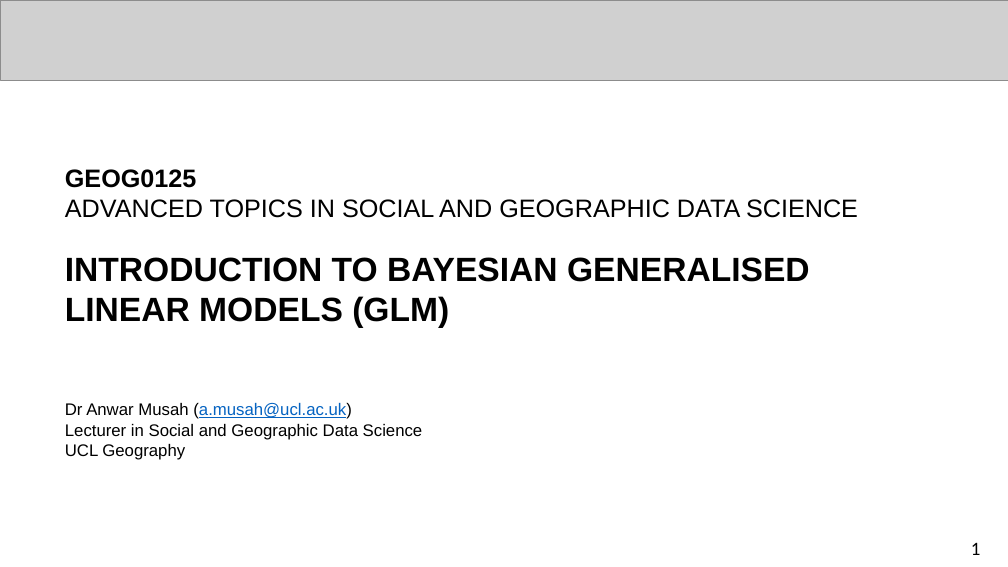
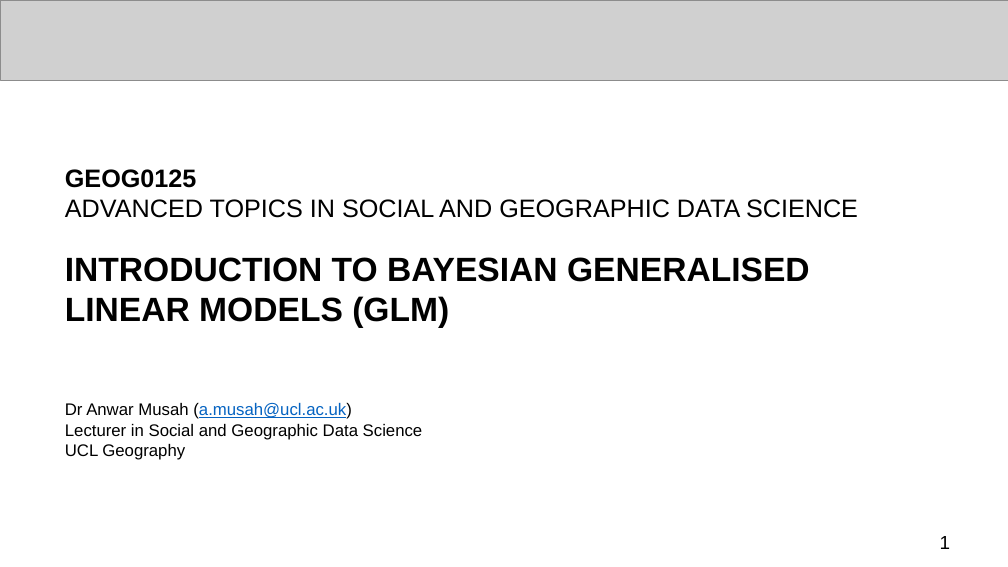
Before and after one commit to UCLPG-MSC-SGDS/GEOG0125, a slide deck: slide 1 of Lecture_notes_ppt/GEOG0125 Week 2 Lecture - Bayesian GLMs.pptx. Drawn at 1008x567 pixels with LibreOffice and Linux fonts; fonts in the diff are those of the drawing; grey boxes stand for pictures. Boxes give left, top, right and bottom in pixels: in the first picture for what was removed or moved away, otherwise in the second. Text is boxed around its words. In the diff, an @@ line names an element or a change of style, - is before the commit and + after.

```diff
--- a/Lecture_notes_ppt/GEOG0125 Week 2 Lecture - Bayesian GLMs.pptx
+++ b/Lecture_notes_ppt/GEOG0125 Week 2 Lecture - Bayesian GLMs.pptx
@@ page number: place and size @@
-page number at (971, 542, 981, 555)
+page number at (940, 536, 951, 549)
@@ page number at (940, 536, 951, 549): font Calibri to Arial @@
```
Also in this commit, not shown: 18 other slides changed, 3 slides added, 1 other file.
